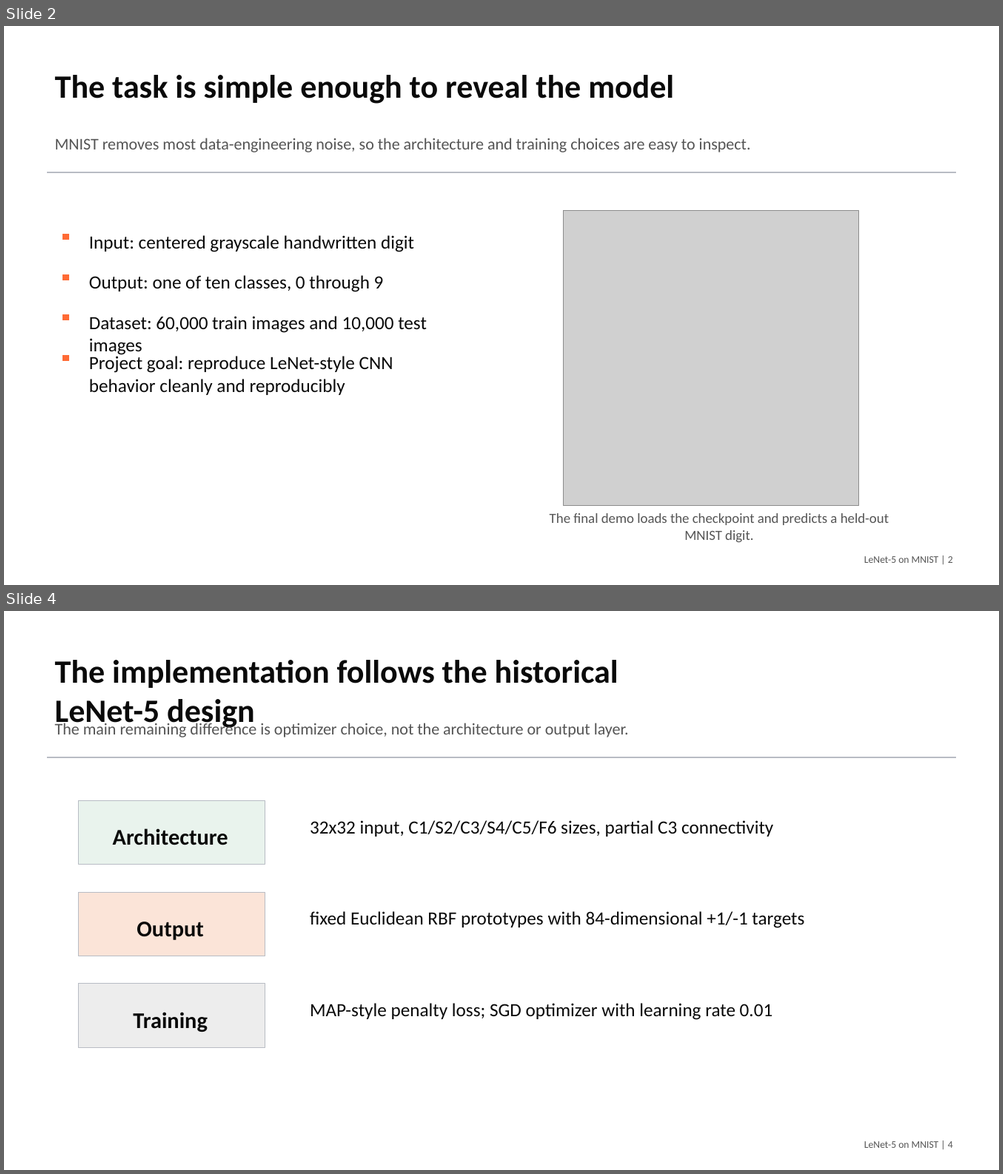
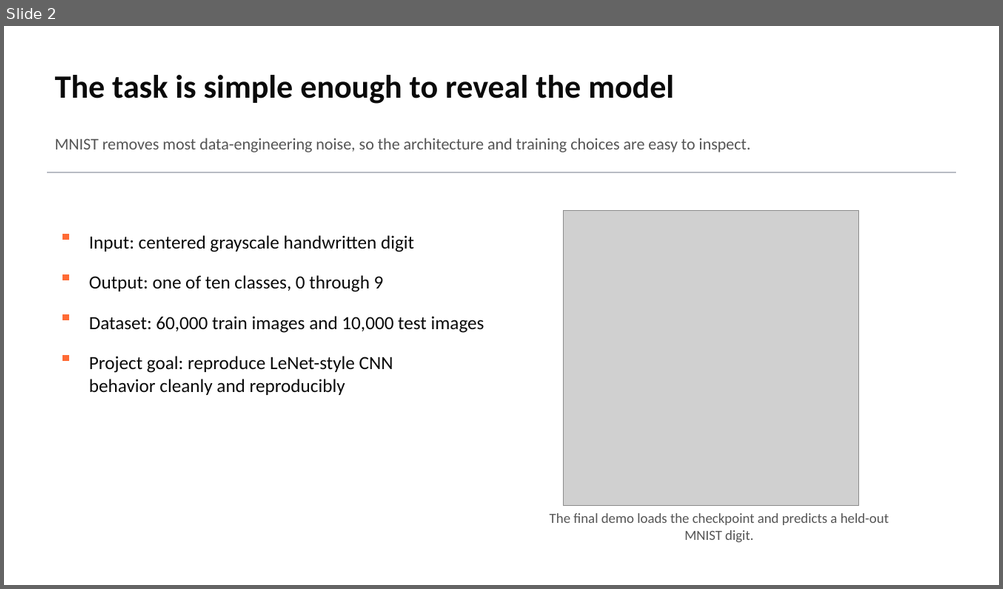
Before and after one commit to macbehnke/NN_funds_project, a slide deck: slides/LeNet5_MNIST_Final_Presentation.pptx. Shown one above the other, each under a label of ours: slides 2 and 4 before the commit, slide 2 after it; the slides between them are not shown. The pictures are 1003x1174 and 1003x589 pixels, drawn with LibreOffice and Linux fonts; fonts in the diff are those of the drawing; grey boxes stand for pictures. Boxes give left, top, right and bottom in pixels: in the first picture for what was removed or moved away, otherwise in the second. Text is boxed around its words. In the diff, an @@ line names an element or a change of style, - is before the commit and + after.

```diff
--- a/slides/LeNet5_MNIST_Final_Presentation.pptx
+++ b/slides/LeNet5_MNIST_Final_Presentation.pptx
@@ slide 4 removed at [4,611,999,1170], background #FFFFFF @@
@@ text removed at [55,660,618,730] @@
-The implementation follows the historical LeNet-5 design
@@ text removed at [55,721,629,738] @@
-The main remaining difference is optimizer choice, not the architecture or output layer.
@@ rectangle removed at [47,758,956,758] @@
@@ rectangle removed at [79,800,265,864] @@
@@ text removed at [113,829,228,846] @@
-Architecture
@@ text removed at [310,820,773,837] @@
-32x32 input, C1/S2/C3/S4/C5/F6 sizes, partial C3 connectivity
@@ rectangle removed at [79,892,265,956] @@
@@ text removed at [310,911,804,928] @@
-fixed Euclidean RBF prototypes with 84-dimensional +1/-1 targets
@@ text removed at [136,922,203,940] @@
-Output
@@ rectangle removed at [79,984,265,1048] @@
@@ text removed at [310,1003,773,1020] @@
-MAP-style penalty loss; SGD optimizer with learning rate 0.01
@@ text removed at [133,1012,208,1032] @@
-Training
@@ text removed at [864,1142,953,1148] @@
-LeNet-5 on MNIST | 4
@@ slide 2 changed as well @@
@@ text "Dataset: 60,000 train images and ..." rewrapped from [89,316,427,357] to [89,316,484,333] @@
@@ text removed at [864,557,953,563] @@
-LeNet-5 on MNIST | 2
```
Also in this commit, not shown: 10 other slides changed, 2 other slides removed, 2 other files.
